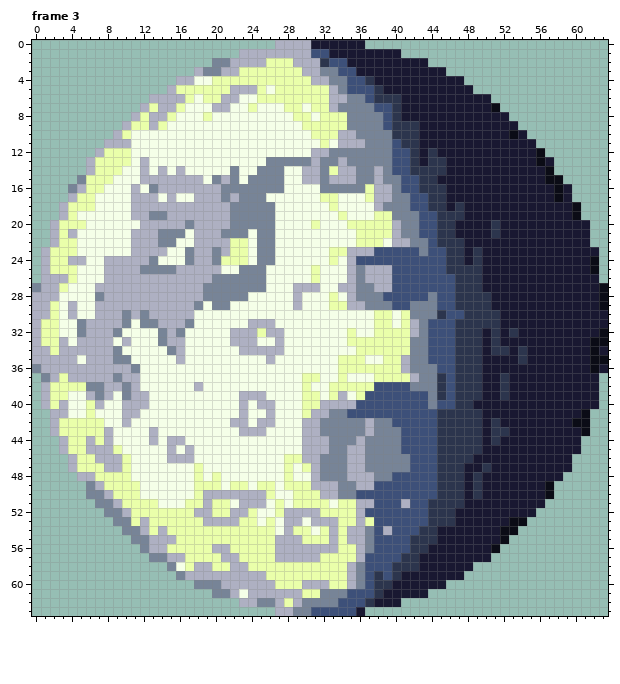
Pixel-art file: moon.aseprite. The picture above was drawn from the file before the commit.
64x64 pixels, 6 frames. Shown: frame 3. The commit also changed other frames, which this record leaves out.
The same view after the edit:
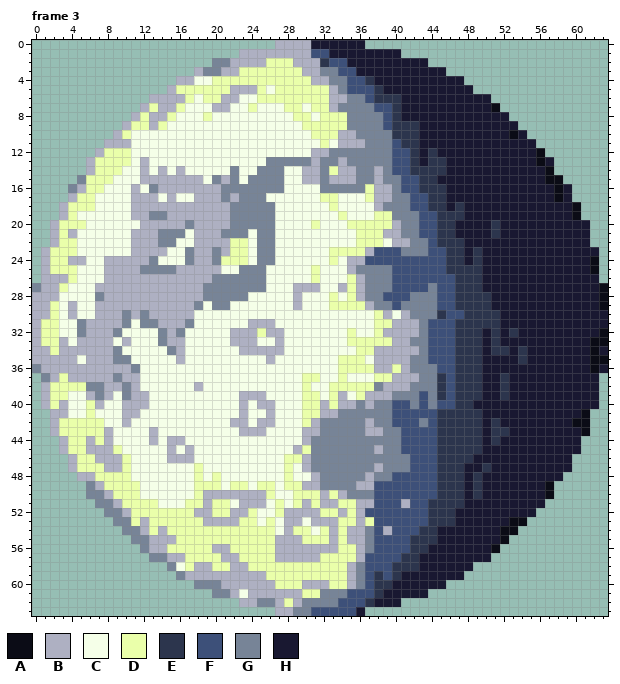
Palette (. is transparent): A #0b0c16  B #aeb0c2  C #f5ffe8  D #eaffaa  E #2c354d  F #3d5079  G #778497  H #191831
Diff:
Frame 3, layer "Shadower":
The edit turns colour C into colour B in row 31 at x 40; in row 35 at x 38; in row 45 at x 29; in row 51 at x 33.
The edit turns colour D into colour B in row 21 at x 39; in row 30 at x 39 and 41; in row 31 at x 41; in row 32 at x 39 to 41; in row 33 at x 40 to 41; in row 34 at x 38 to 41.
The edit turns colour D into colour B in row 35 at x 39 to 40; in row 36 at x 38 to 39; in row 37 at x 40 to 41; in row 47 at x 30; in row 49 at x 30; in row 51 at x 30 and 32.
The edit turns colour D into colour B in row 52 at x 34.
The edit turns colour F into colour B in row 24 at x 36; in row 38 at x 39 to 41; in row 39 at x 37 to 39; in row 40 at x 37.
The edit turns colour G into colour B in rows 26 to 28 at x 36; in row 29 at x 37; in row 34 at x 42; in row 41 at x 33; in row 43 at x 38; in row 45 at x 38.
The edit turns colour G into colour B in row 47 at x 38; in row 50 at x 34.
The edit turns colour B into colour D in row 23 at x 35 to 36; in rows 26 to 28 at x 35; in row 29 at x 35 to 36; in row 40 at x 33; in row 41 at x 31; in row 42 at x 30.
The edit turns colour B into colour D in row 45 at x 30; in row 50 at x 33.
The edit turns colour B into colour G in rows 25 to 26 at x 37 to 39; in row 27 at x 38 to 39; in row 44 at x 31 to 32 and 36; in row 45 at x 31 to 32 and 35 to 36; in rows 46 to 47 at x 31 and 35 to 36; in row 48 at x 35 to 36.
The edit turns colour B into colour G in row 49 at x 32 to 33.
The edit turns colour F into colour G in row 23 at x 41 to 42; in row 27 at x 44; in row 28 at x 42 to 43; in row 29 at x 41; in row 38 at x 38; in row 39 at x 40 to 42.
The edit turns colour F into colour G in row 40 at x 36, 38 to 39 and 42; in row 41 at x 35 to 39; in row 42 at x 43; in row 50 at x 36 to 37.
Boxes around the changes in both pictures, in picture pixels (x1, y1, x2, y2):
changed: (293, 229, 437, 517)
